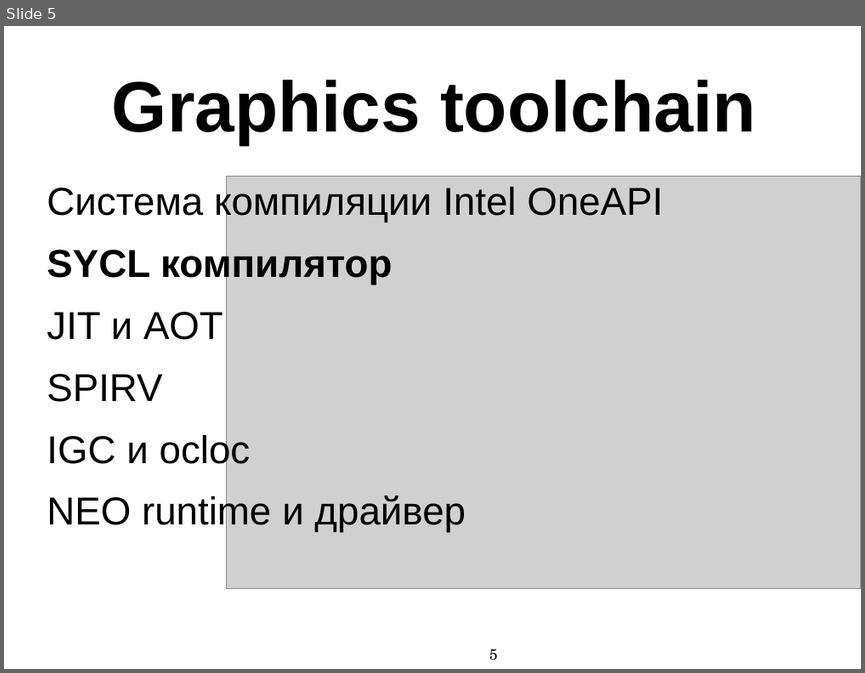
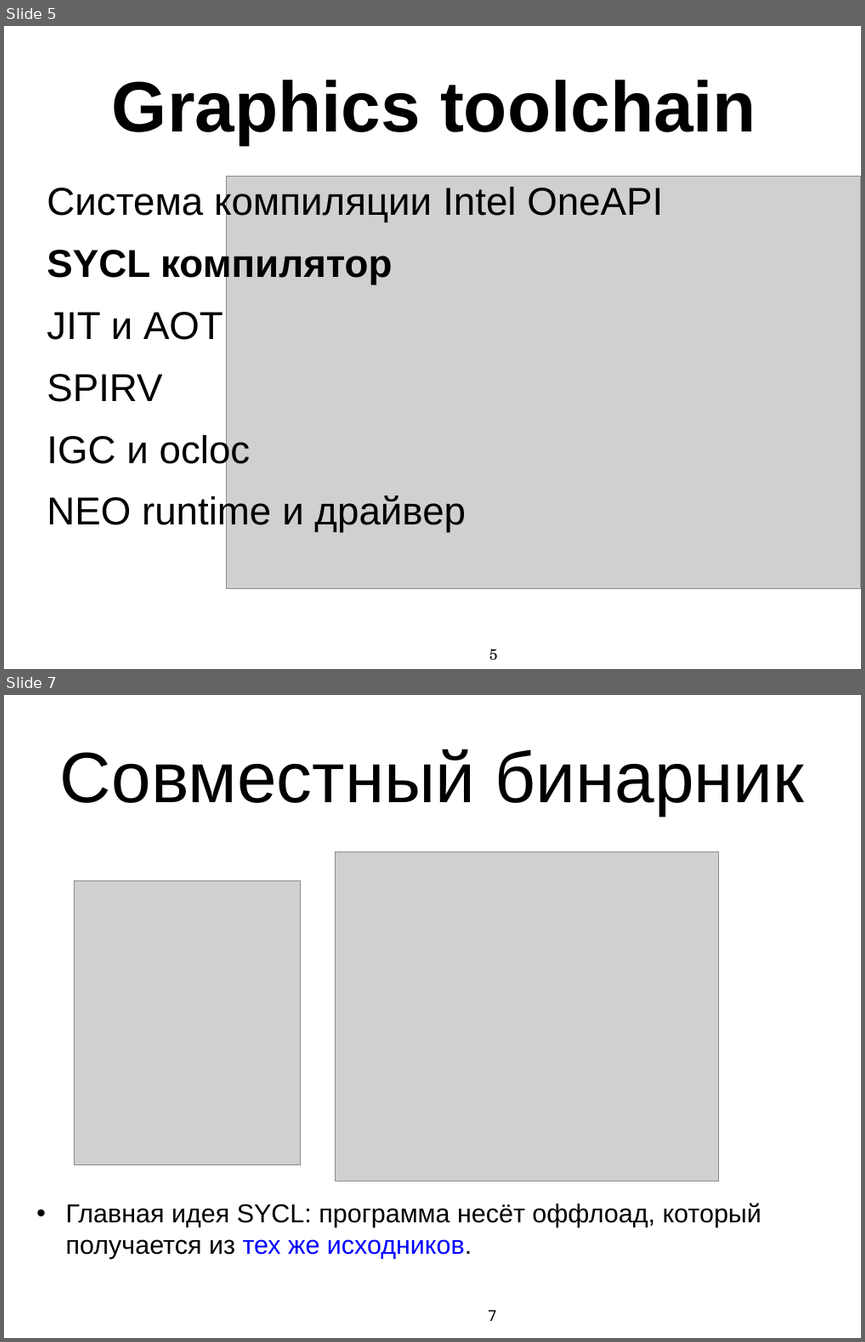
Before and after one commit to MIPT-ILab/cpp-lects-rus, a slide deck: other_lects/toolchain_lect/slides/graphics_toolchain_complete_ppt.pptx. Shown one above the other, each under a label of ours: slide 5 before the commit, slides 5 and 7 after it; the slides between them are not shown. The pictures are 865x673 and 865x1342 pixels, drawn with LibreOffice and Linux fonts; fonts in the diff are those of the drawing; grey boxes stand for pictures. Boxes give left, top, right and bottom in pixels: in the first picture for what was removed or moved away, otherwise in the second. Text is boxed around its words. In the diff, an @@ line names an element or a change of style, - is before the commit and + after.

```diff
--- a/other_lects/toolchain_lect/slides/graphics_toolchain_complete_ppt.pptx
+++ b/other_lects/toolchain_lect/slides/graphics_toolchain_complete_ppt.pptx
@@ slide 7 added at (4, 695, 861, 1338), background #FFFFFF @@
@@ title added at (60, 749, 804, 816), 66 pt, text #000000 @@
+Совместный бинарник
@@ picture added at (336, 851, 719, 1181) @@
@@ picture added at (74, 881, 301, 1165) @@
@@ text added at (66, 1202, 761, 1259), 24 pt, text #000000 @@
+• Главная идея SYCL: программа несёт оффлоад, который получается из тех же исходников.
@@ page number added at (488, 1310, 497, 1321), 14 pt, text #000000 @@
+7
```
Also in this commit, not shown: 13 slides changed, 13 other slides added, 4 slides removed, 3 other files.
